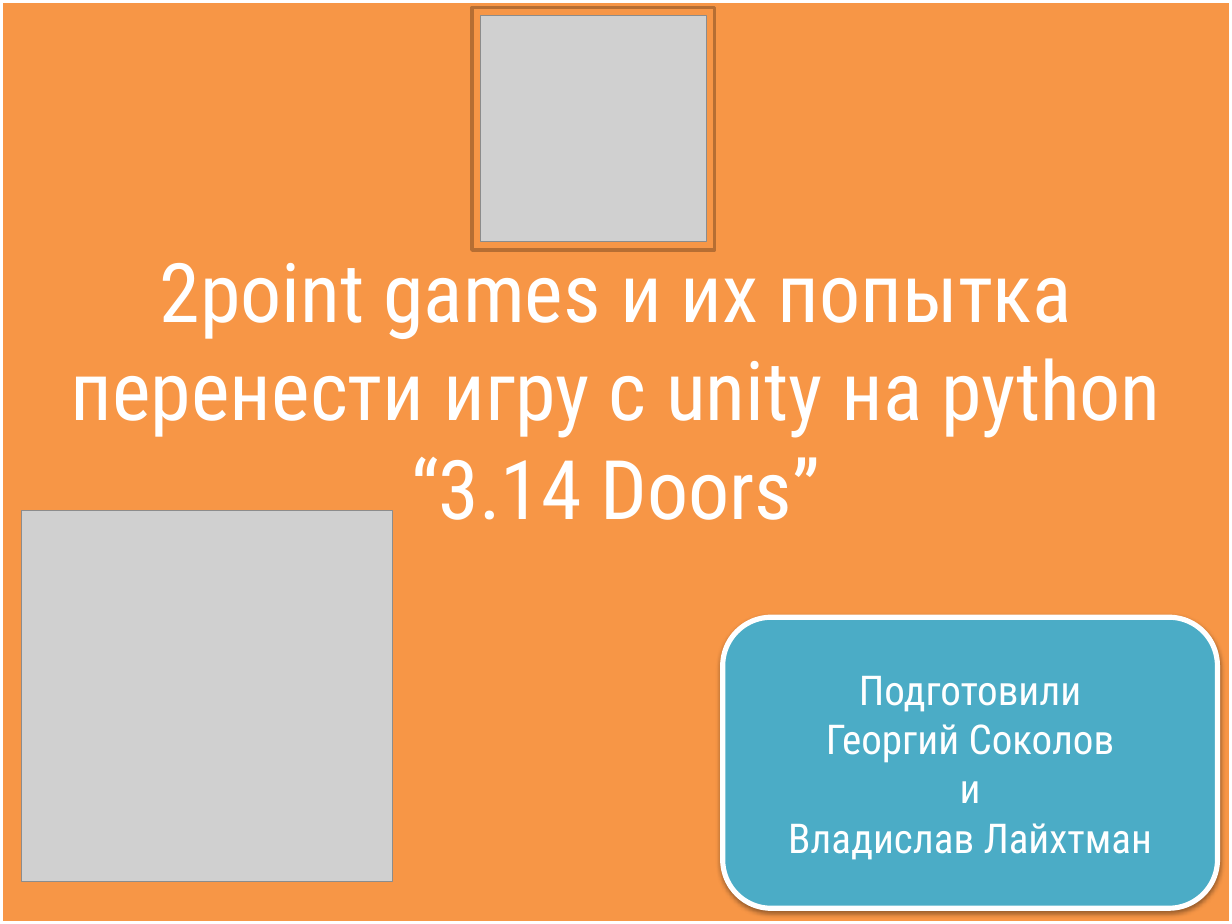
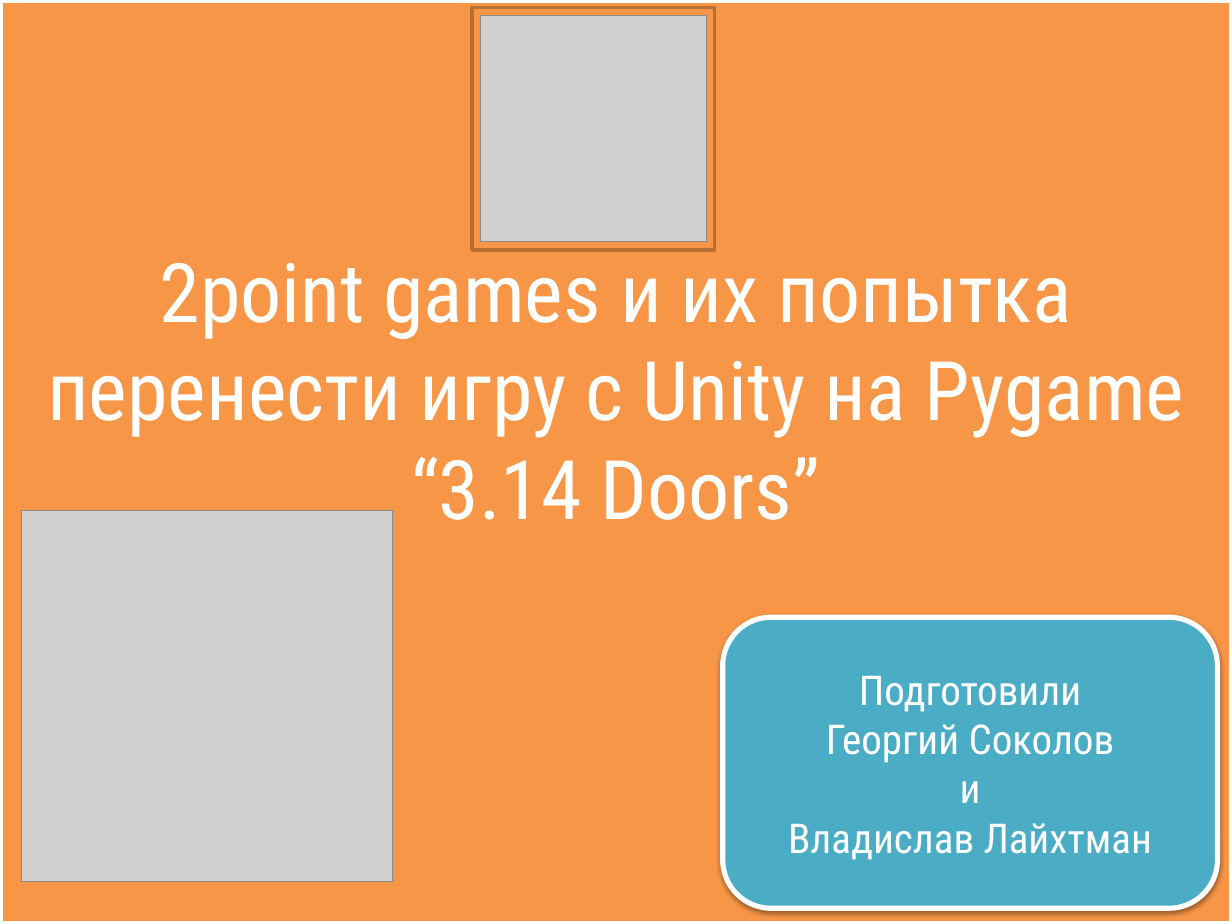
Before and after one commit to leshy2057/3.14-Doors, a slide deck: slide 1 of Trash/Выступление.pptx. Drawn at 1232x924 pixels with LibreOffice and Linux fonts; fonts in the diff are those of the drawing; grey boxes stand for pictures. Boxes give left, top, right and bottom in pixels: in the first picture for what was removed or moved away, otherwise in the second. Text is boxed around its words. In the diff, an @@ line names an element or a change of style, - is before the commit and + after.

```diff
--- a/Trash/Выступление.pptx
+++ b/Trash/Выступление.pptx
@@ text in rectangle at box(47, 246, 1185, 520): text changed @@
-2point games и их попытка перенести игру с unity на python
-“3.14 Doors”
+2point games и их попытка перенести игру с Unity на Pygame
+“3.14 Doors”
```
Also in this commit, not shown: 1 other slide changed, 8 other files.
